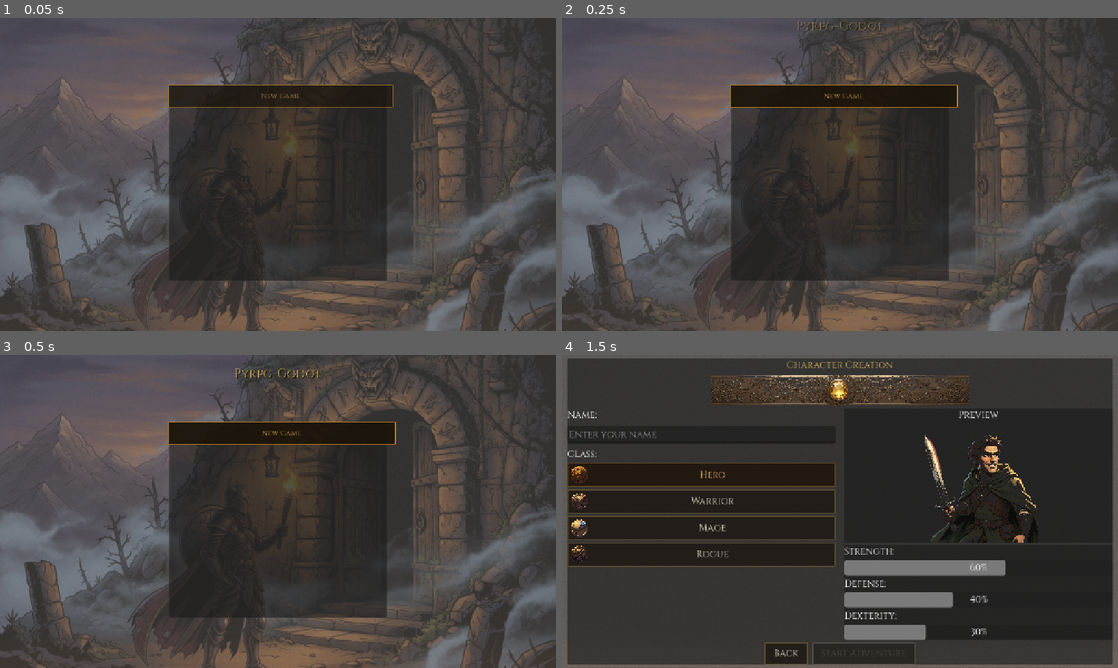
Above: before the commit, frames 1-4 (two rows, left to right).
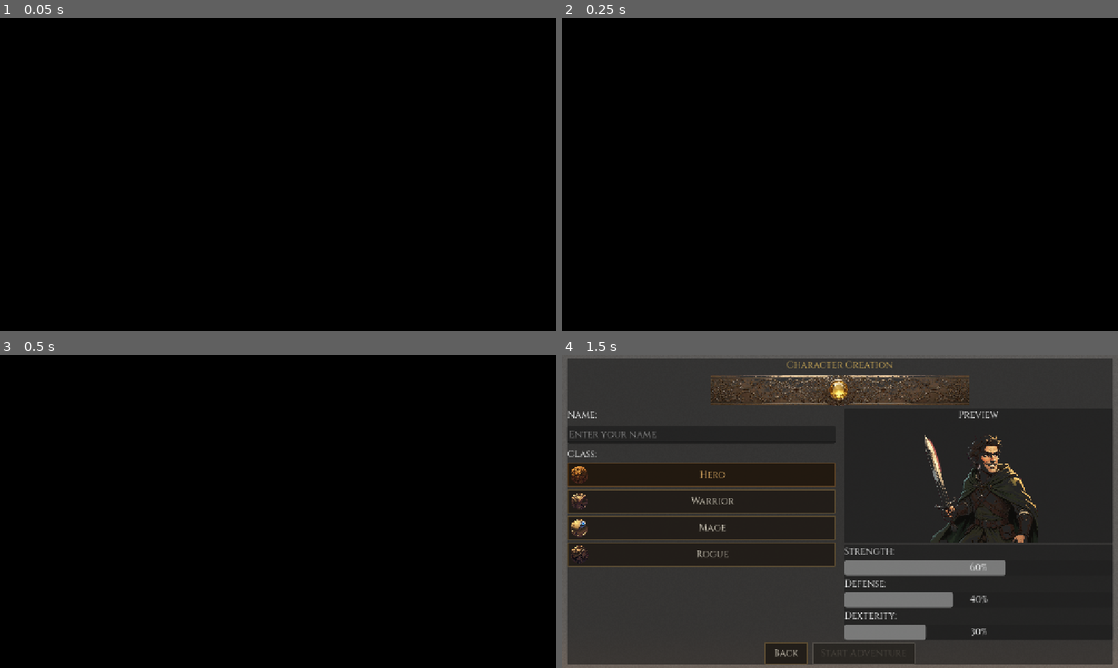
Above: after the commit, the same moments.

Repository: matt-taylor-git/godot-rpg-refactor
Game: Godot game, scene res://scenes/main.tscn
Two runs of this game, one before a commit and one after it. Both use one fixed random seed, a clock stepped at 60 frames per second and the inputs below. Video files are missing from this copy of the repository; at most half a second of black plays in their place.
Inputs (mouse positions are in pixels of both pictures, inside the frame that each line leads up to):
- Up to frame 1 (0.05 s): no input
- Up to frame 2 (0.25 s): no input
- Up to frame 3 (0.5 s): no input
- Up to frame 4 (1.5 s): click (845, 433) at 0.5 s, where only the run before the commit has a clickable "New Game"; click (701, 433) at 1.27 s; type "Alex" at 1.35 s

The runs differ from the first frame. In frame 1, 100% of the frame differs, in the area x 0-100%, y 0-100%; in frame 2, 100%; in frame 3, 100%; in frame 4, nothing differs.

Commit message:
Add title-neutral opening cinematic

Diff:
--- /dev/null
+++ b/scenes/ui/opening_cinematic.tscn
@@ -0,0 +1,62 @@
+[gd_scene load_steps=5 format=3]
+
+[ext_resource type="Theme" path="res://resources/ui_theme.tres" id="1_theme"]
+[ext_resource type="Script" path="res://scripts/ui/OpeningCinematic.gd" id="2_script"]
+[ext_resource type="VideoStream" path="res://assets/video/opening_cinematic.ogv" id="3_video"]
+[ext_resource type="FontFile" path="res://assets/fonts/SourceSerif4-VariableFont_opsz_wght.ttf" id="4_font"]
+
+[node name="OpeningCinematic" type="Control"]
+layout_mode = 3
+anchors_preset = 15
+anchor_right = 1.0
+anchor_bottom = 1.0
+grow_horizontal = 2
+grow_vertical = 2
+mouse_filter = 2
+theme = ExtResource("1_theme")
+script = ExtResource("2_script")
+
+[node name="Background" type="ColorRect" parent="."]
+layout_mode = 1
+anchors_preset = 15
+anchor_right = 1.0
+anchor_bottom = 1.0
+grow_horizontal = 2
+grow_vertical = 2
+mouse_filter = 2
+color = Color(0.0784314, 0.0705882, 0.0627451, 1)
+
+[node name="VideoPlayer" type="VideoStreamPlayer" parent="."]
+layout_mode = 1
+anchors_preset = 15
+anchor_right = 1.0
+anchor_bottom = 1.0
+grow_horizontal = 2
+grow_vertical = 2
+mouse_filter = 2
+stream = ExtResource("3_video")
+expand = true
+
+[node name="SkipHint" type="Label" parent="."]
+layout_mode = 1
+anchors_preset = 3
+anchor_left = 1.0
+anchor_top = 1.0
+anchor_right = 1.0
+anchor_bottom = 1.0
+offset_left = -280.0
+offset_top = -48.0
+offset_right = -24.0
+offset_bottom = -20.0
+grow_horizontal = 0
+grow_vertical = 0
+mouse_filter = 2
+theme_override_colors/font_color = Color(0.580392, 0.54902, 0.501961, 1)
+theme_override_colors/font_shadow_color = Color(0.0784314, 0.0705882, 0.0627451, 0.9)
+theme_override_constants/shadow_offset_x = 1
+theme_override_constants/shadow_offset_y = 1
+theme_override_fonts/font = ExtResource("4_font")
+theme_override_font_sizes/font_size = 14
+text = "Press any key or click to skip"
+horizontal_alignment = 2
+vertical_alignment = 1
--- a/scripts/ui/MainScene.gd
+++ b/scripts/ui/MainScene.gd
@@ -2,6 +2,9 @@
 
 # MainScene - Root scene that manages overall game flow
 # Initial boot only; subsequent transitions go through GameManager + SceneTransition
+
+const MAIN_MENU_SCENE: String = "res://scenes/ui/main_menu.tscn"
+const OPENING_CINEMATIC_SCENE: String = "res://scenes/ui/opening_cinematic.tscn"
 
 func _ready():
 	print("MainScene ready")
@@ -16,10 +19,19 @@
 		get_tree().root.call_deferred("add_child", tour)
 		return
 
-	# Start with main menu (deferred to avoid busy node tree)
+	# Start the boot flow (deferred to avoid a busy node tree)
 	call_deferred("_initial_scene_change")
 
 
 func _initial_scene_change():
 	# Instant first load — no prior scene to fade from
-	get_tree().change_scene_to_file("res://scenes/ui/main_menu.tscn")
+	var initial_scene: String = OPENING_CINEMATIC_SCENE
+	if _should_skip_opening():
+		initial_scene = MAIN_MENU_SCENE
+	get_tree().change_scene_to_file(initial_scene)
+
+
+func _should_skip_opening() -> bool:
+	if "--skip-intro" in OS.get_cmdline_user_args():
+		return true
+	return ProjectSettings.get_setting("accessibility/reduced_motion", false)
--- /dev/null
+++ b/scripts/ui/OpeningCinematic.gd
@@ -0,0 +1,64 @@
+extends Control
+
+signal intro_finished
+
+const MAIN_MENU_SCENE: String = "res://scenes/ui/main_menu.tscn"
+
+@export var autoplay: bool = true
+
+var _is_finishing: bool = false
+
+@onready var video_player: VideoStreamPlayer = $VideoPlayer
+@onready var skip_hint: Label = $SkipHint
+
+
+func _ready() -> void:
+	video_player.finished.connect(_finish_intro)
+	_animate_skip_hint()
+	if not autoplay:
+		return
+
+	if video_player.stream == null:
+		call_deferred("_finish_intro")
+		return
+
+	video_player.play()
+
+
+func _input(event: InputEvent) -> void:
+	if not _is_skip_event(event):
+		return
+	get_viewport().set_input_as_handled()
+	_finish_intro()
+
+
+func _is_skip_event(event: InputEvent) -> bool:
+	if event is InputEventKey:
+		var key_event := event as InputEventKey
+		return key_event.pressed and not key_event.echo
+	if event is InputEventMouseButton:
+		return (event as InputEventMouseButton).pressed
+	if event is InputEventJoypadButton:
+		return (event as InputEventJoypadButton).pressed
+	if event is InputEventScreenTouch:
+		return (event as InputEventScreenTouch).pressed
+	return false
+
+
+func _animate_skip_hint() -> void:
+	skip_hint.modulate.a = 0.0
+	var tween := create_tween()
+	tween.set_pause_mode(Tween.TWEEN_PAUSE_PROCESS)
+	tween.tween_interval(0.65)
+	tween.tween_property(skip_hint, "modulate:a", 0.72, 0.45).set_ease(Tween.EASE_OUT)
+	tween.finished.connect(func(): tween.kill())
+
+
+func _finish_intro() -> void:
+	if _is_finishing:
+		return
+	_is_finishing = true
+	set_process_input(false)
+	video_player.stop()
+	intro_finished.emit()
+	get_tree().change_scene_to_file(MAIN_MENU_SCENE)
--- /dev/null
+++ b/tests/godot/test_opening_cinematic.gd
@@ -0,0 +1,57 @@
+extends GutTest
+
+const OPENING_SCENE_PATH: String = "res://scenes/ui/opening_cinematic.tscn"
+
+var opening: Control
+
+
+func before_each() -> void:
+	var opening_scene: PackedScene = load(OPENING_SCENE_PATH)
+	opening = opening_scene.instantiate()
+	opening.set("autoplay", false)
+	add_child(opening)
+	await get_tree().process_frame
+
+
+func after_each() -> void:
+	if opening and is_instance_valid(opening):
+		opening.video_player.stop()
+		opening.queue_free()
+	await get_tree().process_frame
+	await get_tree().process_frame
+
+
+func test_video_is_full_screen_and_uses_rendered_cinematic() -> void:
+	var video_player: VideoStreamPlayer = opening.get_node("VideoPlayer")
+	assert_not_null(video_player.stream, "Opening cinematic should have a video stream")
+	assert_eq(video_player.stream.resource_path, "res://assets/video/opening_cinematic.ogv")
+	assert_true(video_player.expand, "Opening cinematic should scale to the viewport")
+
+
+func test_cinematic_contains_no_baked_in_game_title_label() -> void:
+	var skip_hint: Label = opening.get_node("SkipHint")
+	assert_false("pyrpg" in skip_hint.text.to_lower(), "Opening overlay should remain title-neutral")
+
+
+func test_keyboard_mouse_and_controller_inputs_can_skip() -> void:
+	var key_event := InputEventKey.new()
+	key_event.pressed = true
+	assert_true(opening._is_skip_event(key_event))
+
+	var mouse_event := InputEventMouseButton.new()
+	mouse_event.pressed = true
+	assert_true(opening._is_skip_event(mouse_event))
+
+	var controller_event := InputEventJoypadButton.new()
+	controller_event.pressed = true
+	assert_true(opening._is_skip_event(controller_event))
+
+
+func test_released_or_repeated_inputs_do_not_skip() -> void:
+	var released_key := InputEventKey.new()
+	assert_false(opening._is_skip_event(released_key))
+
+	var repeated_key := InputEventKey.new()
+	repeated_key.pressed = true
+	repeated_key.echo = true
+	assert_false(opening._is_skip_event(repeated_key))
--- /dev/null
+++ b/tools/hyperframes/opening-cinematic/hyperframes.json
@@ -0,0 +1,12 @@
+{
+  "$schema": "https://hyperframes.heygen.com/schema/hyperframes.json",
+  "registry": "https://raw.githubusercontent.com/heygen-com/hyperframes/main/registry",
+  "paths": {
+    "blocks": "compositions",
+    "components": "compositions/components",
+    "assets": "assets"
+  },
+  "media": {
+    "autoProxy": true
+  }
+}
--- /dev/null
+++ b/tools/hyperframes/opening-cinematic/meta.json
@@ -0,0 +1,5 @@
+{
+  "id": "opening-cinematic",
+  "name": "opening-cinematic",
+  "createdAt": "2026-07-23T00:21:05.829Z"
+}
Not shown, added: assets/video/opening_cinematic.ogv.uid
Not shown, added: scripts/ui/OpeningCinematic.gd.uid
Not shown, added: tests/godot/test_opening_cinematic.gd.uid
Binary file added: tools/hyperframes/opening-cinematic/assets/forest.png
Binary file added: tools/hyperframes/opening-cinematic/assets/gateway.png
Binary file added: tools/hyperframes/opening-cinematic/assets/peak.png
Binary file added: tools/hyperframes/opening-cinematic/assets/world_map.png
Not shown, added: tools/hyperframes/opening-cinematic/package.json
Not shown, added: assets/video/opening_cinematic.ogv
Not shown, added: tools/hyperframes/opening-cinematic/.gitignore
Not shown, added: tools/hyperframes/opening-cinematic/AGENTS.md
Not shown, added: tools/hyperframes/opening-cinematic/DESIGN.md
(and 2 more such lines)
